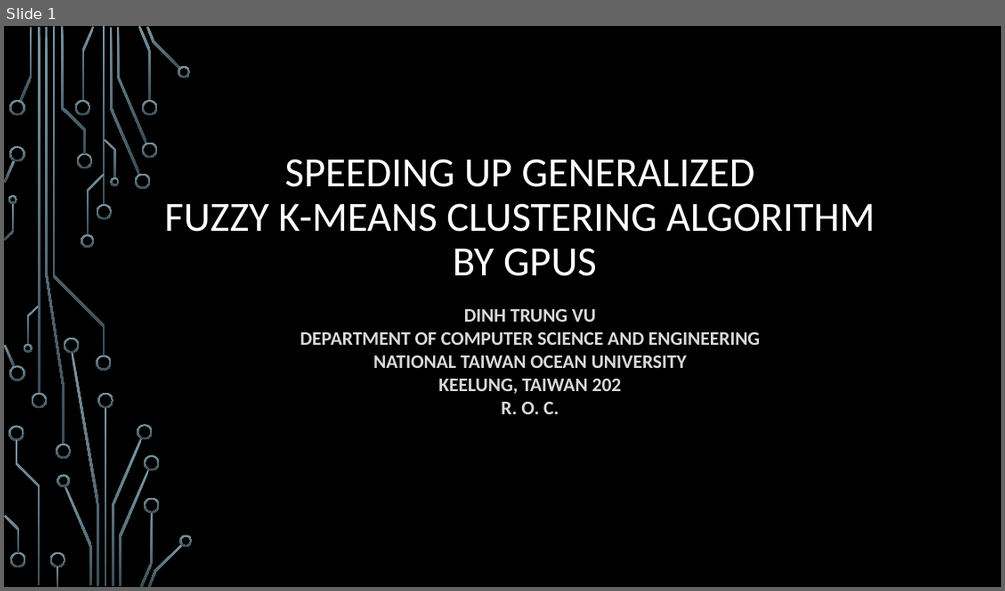
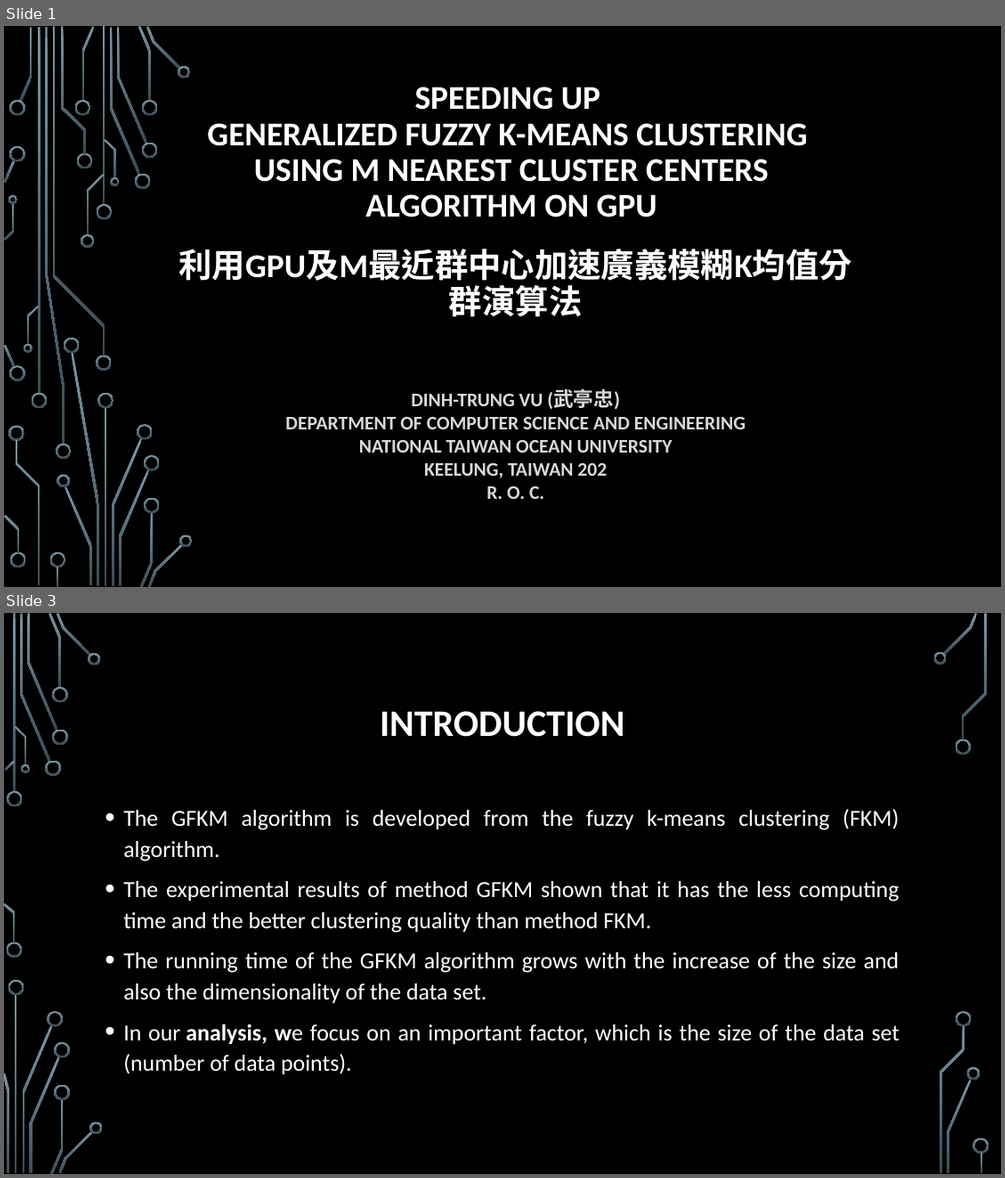
Before and after one commit to trungvdhp/master-ntou, a slide deck: ImageProcessing/Speeding up GFKM.pptx. Shown one above the other, each under a label of ours: slide 1 before the commit, slides 1 and 3 after it; the slides between them are not shown. The pictures are 1005x591 and 1005x1178 pixels, drawn with LibreOffice and Linux fonts; fonts in the diff are those of the drawing; background and template pictures are left out. Boxes give left, top, right and bottom in pixels: in the first picture for what was removed or moved away, otherwise in the second. Text is boxed around its words. In the diff, an @@ line names an element or a change of style, - is before the commit and + after.

```diff
--- a/ImageProcessing/Speeding up GFKM.pptx
+++ b/ImageProcessing/Speeding up GFKM.pptx
@@ slide 3 added at (x1=4, y1=613, x2=1001, y2=1174), background picture (left out) @@
@@ title added at (x1=380, y1=711, x2=624, y2=737), 36 pt, text #FFFFFF, bold @@
+INTRODUCTION
@@ text added at (x1=123, y1=809, x2=900, y2=1075), 22.2 pt, text #FFFFFF @@
+• The GFKM algorithm is developed from the fuzzy k-means clustering (FKM) algorithm.
+• The experimental results of method GFKM shown that it has the less computing time and the better clustering quality than method FKM.
+• The running time of the GFKM algorithm grows with the increase of the size and also the dimensionality of the data set.
+• In our analysis, we focus on an important factor, which is the size of the data set (number of data points).
@@ group added at (x1=4, y1=613, x2=989, y2=1174): 33 freeform shapes, 3 rectangles @@
@@ slide 1 changed as well @@
@@ title at (x1=207, y1=87, x2=807, y2=217): text changed; size 40 to 32 pt; bold on @@
-SPEEDING UP GENERALIZED
-FUZZY K-MEANS CLUSTERING ALGORITHM
-BY GPUS
+SPEEDING UP
+GENERALIZED FUZZY K-MEANS CLUSTERING
+USING M NEAREST CLUSTER CENTERS
+ALGORITHM ON GPU
@@ text added at (x1=178, y1=248, x2=852, y2=286), 32 pt, text #FFFFFF, bold @@
+利用GPU及M最近群中心加速廣義模糊K均值分群演算法
@@ subtitle "DINH-TRUNG VU (武亭忠)" moved from (x1=300, y1=309, x2=760, y2=414) to (x1=285, y1=388, x2=745, y2=499) @@
@@ subtitle at (x1=411, y1=388, x2=620, y2=410): text changed @@
-DINH TRUNG VU
+DINH-TRUNG VU (武亭忠)
```
Also in this commit, not shown: 3 other slides added, 1 slide removed, 3 other files.
